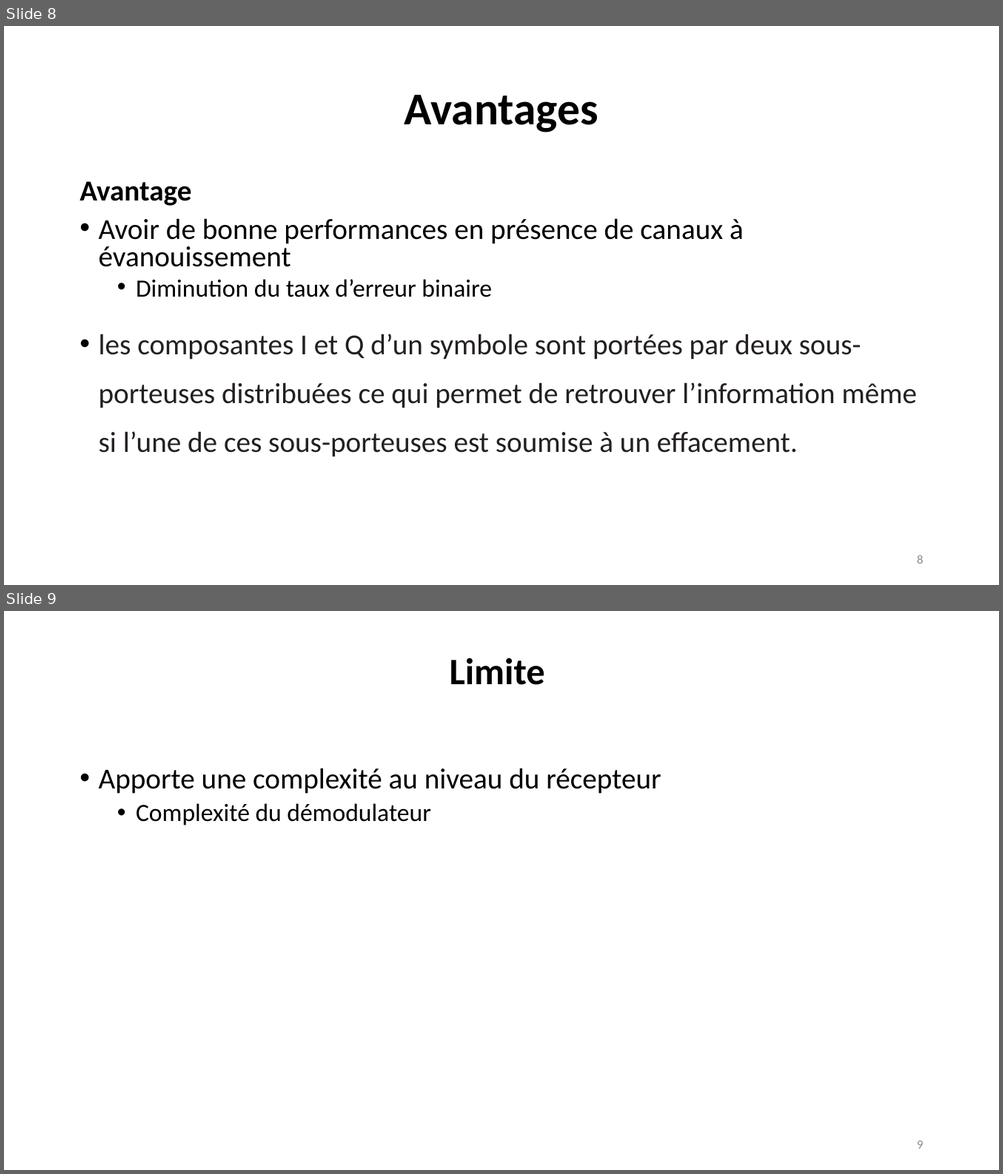
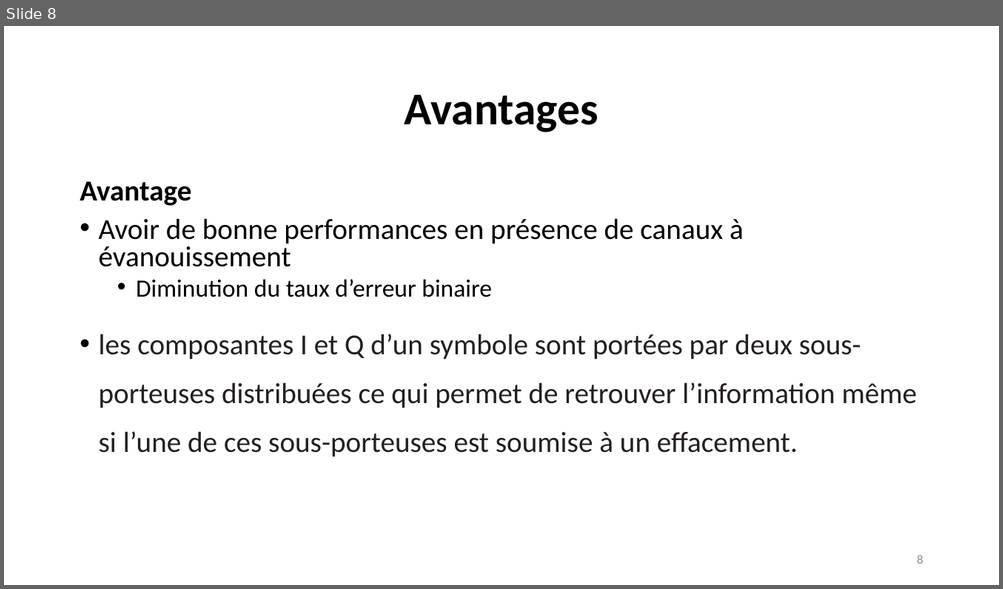
Before and after one commit to AKAKPO-Aschareel/MonMemoire, a slide deck: rotation_constellation.odp. Shown one above the other, each under a label of ours: slides 8 and 9 before the commit, slide 8 after it. The pictures are 1003x1174 and 1003x589 pixels, drawn with LibreOffice and Linux fonts; fonts in the diff are those of the drawing. Boxes give left, top, right and bottom in pixels: in the first picture for what was removed or moved away, otherwise in the second. Text is boxed around its words. In the diff, an @@ line names an element or a change of style, - is before the commit and + after.

```diff
--- a/rotation_constellation.odp
+++ b/rotation_constellation.odp
@@ slide 9 removed at [4,611,999,1170], background #FFFFFF @@
@@ title removed at [449,658,545,685] @@
-Limite
@@ text removed at [99,768,660,826] @@
-• Apporte une complexité au niveau du récepteur
-  • Complexité du démodulateur
@@ page number removed at [916,1141,922,1149] @@
-9
```
Also in this commit, not shown: 3 slides changed, 20 other files.
